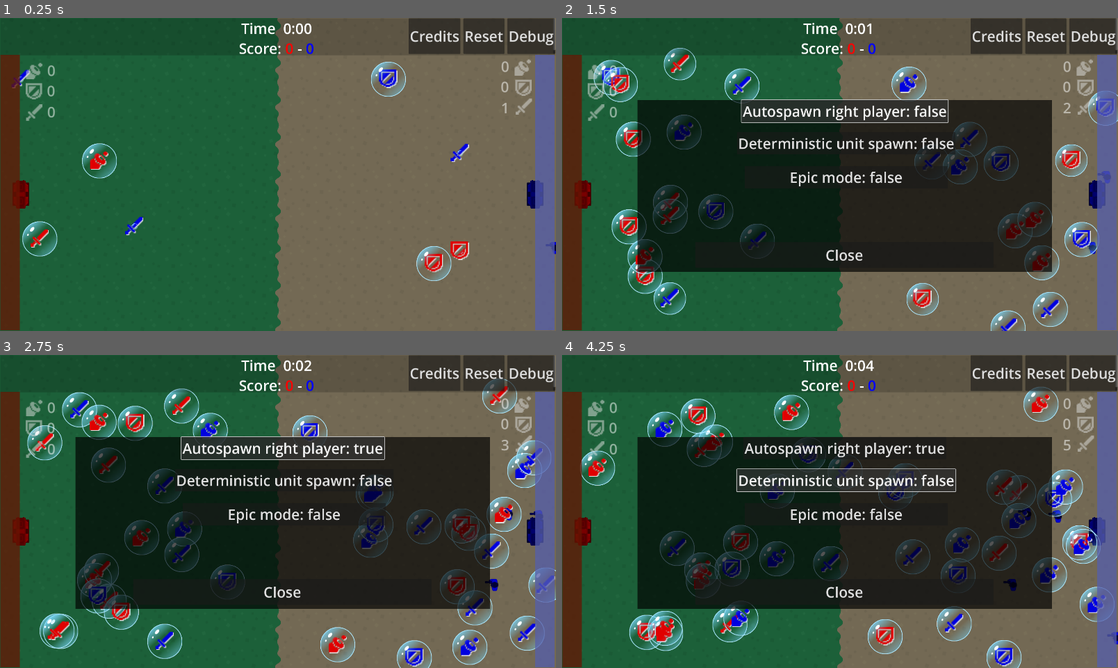
Above: before the commit, frames 1-4 (two rows, left to right).
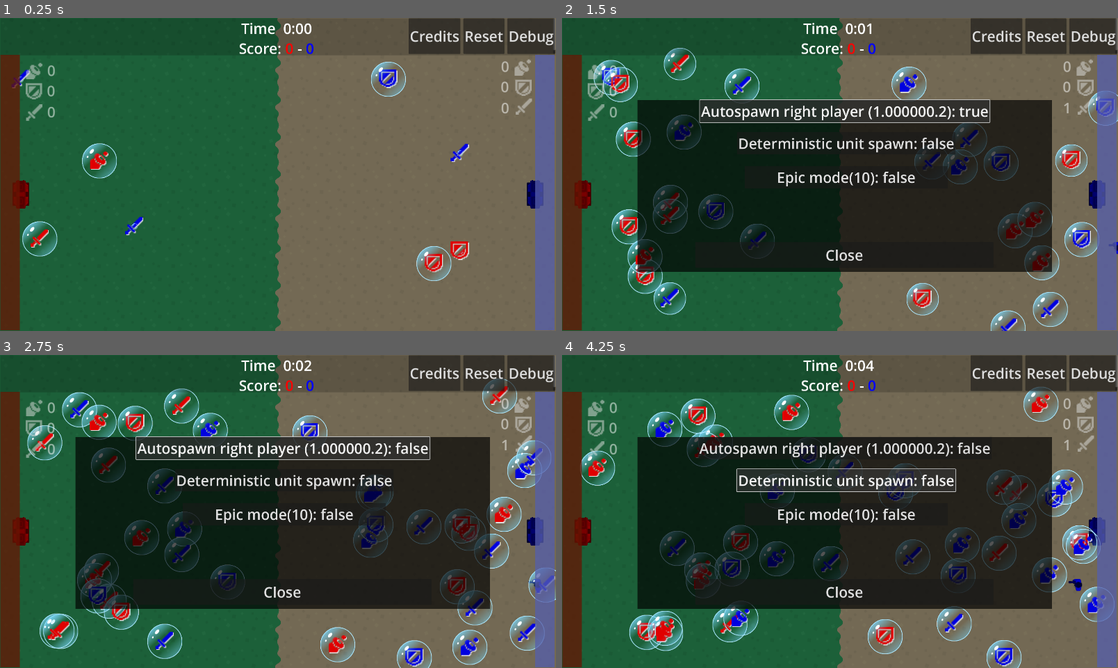
Above: after the commit, the same moments.

Repository: pkasprzyk/ggj2025
Game: Godot game, scene res://main.tscn
Same seed, same stepped clock (60 frames per second), same inputs: the game is played once before the commit and once after it. Sound files missing from this copy of the repository are replaced by a short silence.
Inputs:
- Up to frame 1 (0.25 s): no input
- Up to frame 2 (1.5 s): click "Debug" at 0.5 s; click "Autospawn right player: true" (after the commit: "Autospawn right player (1.000…") at 1.25 s
- Up to frame 3 (2.75 s): click "Autospawn right player: false" (after the commit: "Autospawn right player (1.000…") at 2 s
- Up to frame 4 (4.25 s): click "Deterministic unit spawn: fal…" at 2.75 s; click "Deterministic unit spawn: true" at 3.5 s

The runs differ from the first frame. In frame 1, less than 0.1% of the frame differs, in the area x 90-100%, y 27-76%; in frame 2, 2.1%; in frame 3, 2.2%, in the area x 24-98%, y 26-76%; in frame 4, 1.8%.

Commit message:
move debug options to config

Diff:
--- a/CONFIG.gd
+++ b/CONFIG.gd
@@ -20,3 +20,13 @@
 func get_power_up_duration_s() -> float: return 1.0
 func get_power_up_speed_mult() -> float: return 5.0
 func get_power_up_shoot_mult() -> float: return 5.0
+
+func get_debug_right_spawner_active() -> bool: return config.debug_right_spawner_active
+func get_debug_right_spawner_cooldown() -> float: return config.debug_right_spawner_cooldown
+func get_debug_deterministic_spawn() -> bool: return config.debug_deterministic_spawn
+func get_debug_epic_mode_active() -> bool: return config.debug_epic_mode_active
+func get_debug_epic_mode_count() -> int: return config.debug_epic_mode_count
+
+func toggle_debug_right_spawner_active()-> void : config.debug_right_spawner_active = not config.debug_right_spawner_active
+func toggle_debug_deterministic_spawn()-> void : config.debug_deterministic_spawn = not config.debug_deterministic_spawn
+func toggle_debug_epic_mode_active()-> void : config.debug_epic_mode_active = not config.debug_epic_mode_active
--- a/GAME_STATE.gd
+++ b/GAME_STATE.gd
@@ -36,9 +36,6 @@
 var player_right_base: UnitBase
 var bullet_manager: Node
 
-var autospawn_right_player: bool = true
-var deterministic_unit_spawn: bool = false
-var epic_mode: bool = false
 var spawn_bubbles: bool
 var right_spawn_timer: Timer
 var epic_multiplier: int = 5
@@ -105,8 +102,9 @@
 		return
 
 	timer += delta
-	if right_spawn_timer.is_stopped() and autospawn_right_player:
-		right_spawn_timer.start()
+	if CONFIG.get_debug_right_spawner_active() and \
+			not in_replay_mode and right_spawn_timer.is_stopped() :
+		right_spawn_timer.start(CONFIG.get_debug_right_spawner_cooldown())
 		var side = PlayerSide.PLAYER_RIGHT
 		var unit_type = UnitType.SHOOTER
 		spawn_unit_for(side, unit_type, player_right_base.generate_spawn_target())
@@ -135,7 +133,7 @@
 
 
 func _run_replay():
-	autospawn_right_player = false
+	assert(in_replay_mode)
 	spawn_bubbles = false
 
 	for entry in replay_config.spawn_history:
@@ -215,7 +213,7 @@
 	increment_score(bubble.side, CONFIG.points_per_spawn())
 	replay_config.click_history.append([timer, bubble.type, bubble.side, bubble.contents, bubble.global_position])
 	var spawn_target = player_left_base.generate_spawn_target() if bubble.side == PlayerSide.PLAYER_LEFT else player_right_base.generate_spawn_target()
-	if deterministic_unit_spawn:
+	if CONFIG.get_debug_deterministic_spawn():
 		spawn_target.y = bubble.global_position.y
 	var bonus = BubbleBonus.spawn(bullet_manager, bubble, spawn_target)
 	var unit_type = bubble_to_unit(bubble.contents)
@@ -258,7 +256,9 @@
 	else :
 		spawner = player_right_base
 
-	var units_to_spawn_count = 1 if not epic_mode else epic_multiplier
+	var units_to_spawn_count = 1
+	if CONFIG.get_debug_epic_mode_active():
+		units_to_spawn_count = CONFIG.get_debug_epic_mode_count()
 
 	for i in units_to_spawn_count:
 		spawner.spawn_unit(unit_type, spawn_target)
@@ -290,15 +290,15 @@
 
 
 func toggle_autospawn() -> void:
-	autospawn_right_player = not autospawn_right_player
+	CONFIG.toggle_debug_right_spawner_active()
 
 
 func toggle_deterministic_unit_spawn() -> void:
-	deterministic_unit_spawn = not deterministic_unit_spawn
+	CONFIG.toggle_debug_deterministic_spawn()
 
 
 func toggle_epic_mode() -> void:
-	epic_mode = not epic_mode
+	CONFIG.toggle_debug_epic_mode_active()
 
 
 func get_player_color(side: PlayerSide) -> Color:
--- a/config/gameplay.tres
+++ b/config/gameplay.tres
@@ -13,3 +13,8 @@
 points_per_spawn = 2.0
 points_per_kill = 100.0
 points_for_base_hit = 200.0
+debug_right_spawner_active = false
+debug_right_spawner_cooldown = 1.0
+debug_deterministic_spawn = false
+debug_epic_mode_active = false
+debug_epic_mode_count = 10
--- a/config/gameplay_config.gd
+++ b/config/gameplay_config.gd
@@ -14,3 +14,9 @@
 @export var points_per_spawn : float
 @export var points_per_kill : float
 @export var points_for_base_hit : float
+
+@export var debug_right_spawner_active:bool
+@export var debug_right_spawner_cooldown:float
+@export var debug_deterministic_spawn:bool
+@export var debug_epic_mode_active:bool
+@export var debug_epic_mode_count:int
--- a/hud/hud.gd
+++ b/hud/hud.gd
@@ -63,9 +63,11 @@
 
 
 func refresh_debug_toggles() -> void:
-	$DebugMenu/AutoSpawnToggle.text = "Autospawn right player: %s" % GAME_STATE.autospawn_right_player
-	$DebugMenu/DeterministictUnitSpawnToggle.text = "Deterministic unit spawn: %s" % GAME_STATE.deterministic_unit_spawn
-	$DebugMenu/EpicModeToggle.text = "Epic mode: %s" % GAME_STATE.epic_mode
+	$DebugMenu/AutoSpawnToggle.text = "Autospawn right player (%f.2): %s" % \
+		[CONFIG.get_debug_right_spawner_cooldown(), CONFIG.get_debug_right_spawner_active()]
+	$DebugMenu/DeterministictUnitSpawnToggle.text = "Deterministic unit spawn: %s" %  CONFIG.get_debug_deterministic_spawn()
+	$DebugMenu/EpicModeToggle.text = "Epic mode(%d): %s" % \
+		[CONFIG.get_debug_epic_mode_count(), CONFIG.get_debug_epic_mode_active()]
 
 
 func game_ended() -> void:
